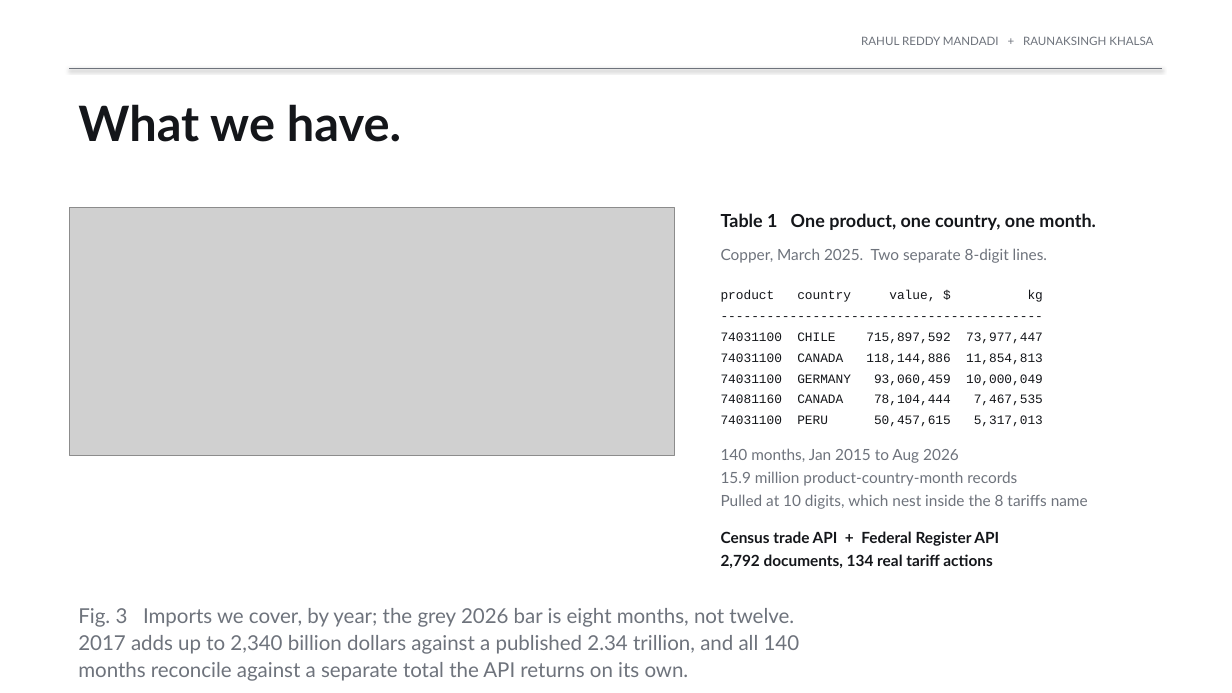
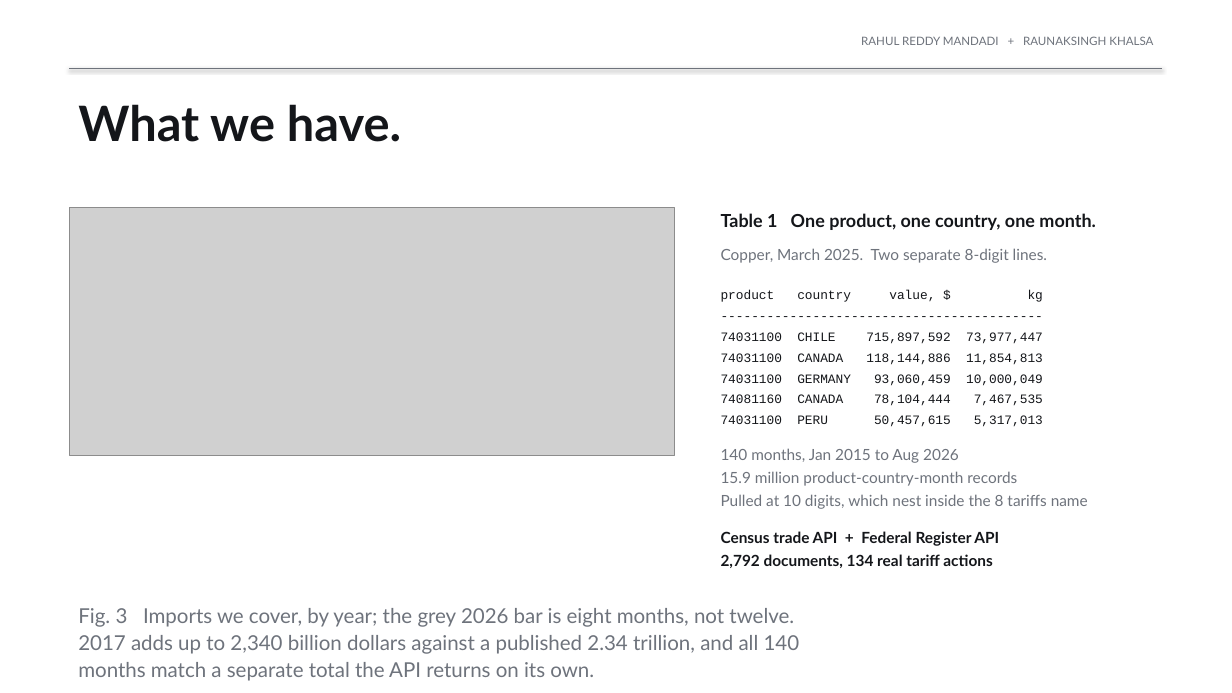
Before and after one commit to rahul-mandadi/tariff-rush, a slide deck: slide 5 of slides/Mandadi_Khalsa_Presentation1.pptx. Drawn at 1232x693 pixels with LibreOffice and Linux fonts; fonts in the diff are those of the drawing; grey boxes stand for pictures. Boxes give left, top, right and bottom in pixels: in the first picture for what was removed or moved away, otherwise in the second. Text is boxed around its words. In the diff, an @@ line names an element or a change of style, - is before the commit and + after.

```diff
--- a/slides/Mandadi_Khalsa_Presentation1.pptx
+++ b/slides/Mandadi_Khalsa_Presentation1.pptx
@@ text at (78,662,594,681): text changed @@
-months reconcile against a separate total the API returns on its own.
+months match a separate total the API returns on its own.
```
Also in this commit, not shown: 1 other slide changed, 6 other files.
